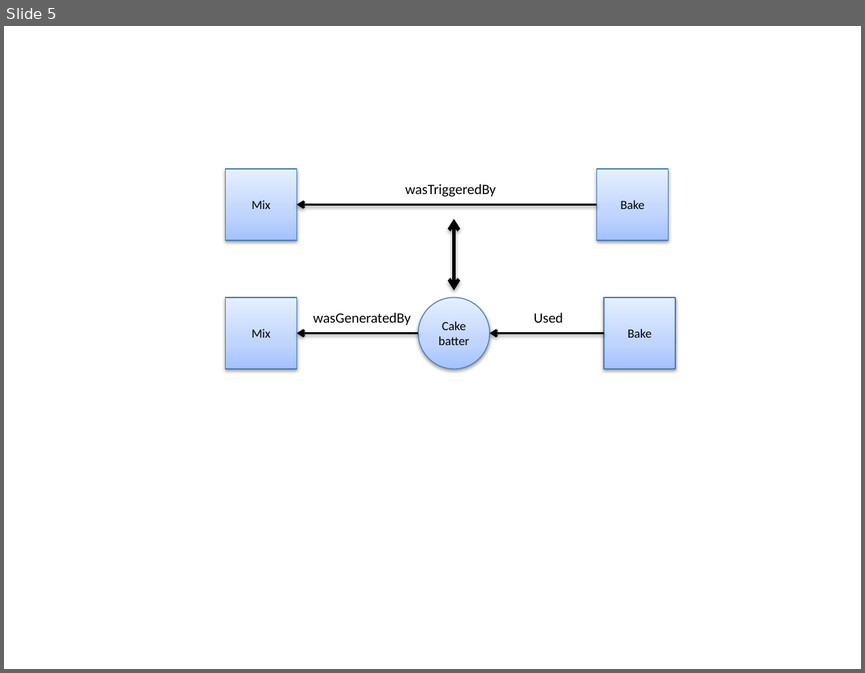
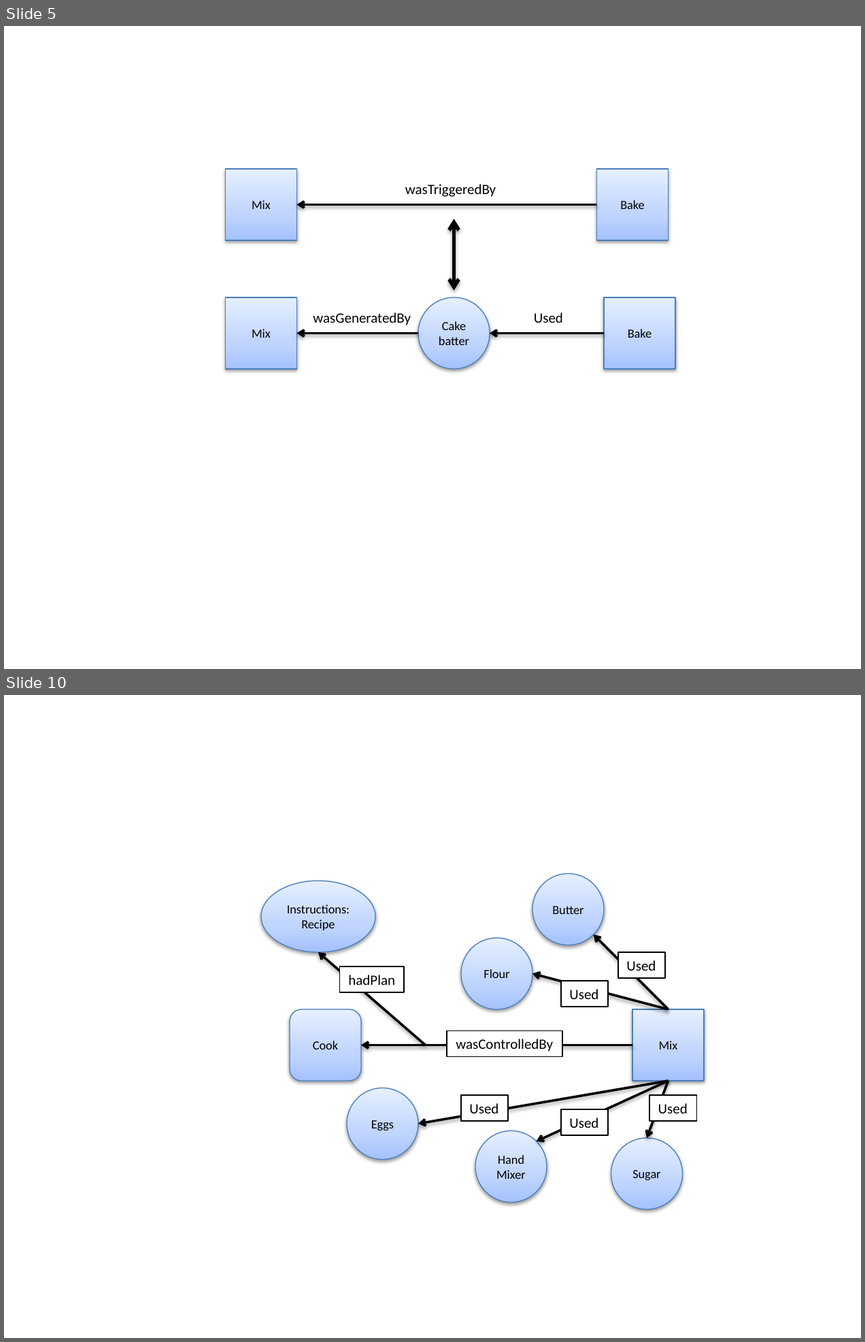
Before and after one commit to gems-uff/sdm, a slide deck: Documents/Dissertacao/provenance_cake.pptx. Shown one above the other, each under a label of ours: slide 5 before the commit, slides 5 and 10 after it; the slides between them are not shown. The pictures are 865x673 and 865x1342 pixels, drawn with LibreOffice and Linux fonts; fonts in the diff are those of the drawing. Boxes give left, top, right and bottom in pixels: in the first picture for what was removed or moved away, otherwise in the second. Text is boxed around its words. In the diff, an @@ line names an element or a change of style, - is before the commit and + after.

```diff
--- a/Documents/Dissertacao/provenance_cake.pptx
+++ b/Documents/Dissertacao/provenance_cake.pptx
@@ slide 10 added at [4, 695, 861, 1338], background #FFFFFF @@
@@ ellipse added at [532, 873, 604, 945], fill gradient #A4C4FF to #BFD4FF to #E6EEFF, outline #4B7EBC 0.75 pt, 10.5 pt, text #000000 @@
+Butter
@@ ellipse added at [261, 881, 375, 952], fill gradient #A4C4FF to #BFD4FF to #E6EEFF, outline #4B7EBC 0.75 pt, 10.5 pt, text #000000 @@
+Instructions: Recipe
@@ ellipse added at [461, 938, 532, 1008], fill gradient #A4C4FF to #BFD4FF to #E6EEFF, outline #4B7EBC 0.75 pt, 10.5 pt, text #000000 @@
+Flour
@@ arrow added from (668, 1009) to (594, 934), #000000 2 pt @@
@@ arrow added from (426, 1045) to (318, 952), #000000 2 pt @@
@@ rectangle added at [618, 952, 666, 978], fill #FFFFFF, outline #000000 1 pt, 12 pt, text #000000 @@
+Used
@@ rectangle added at [340, 966, 404, 992], fill #FFFFFF, outline #000000 1 pt, 12 pt, text #000000 @@
+hadPlan
@@ arrow added from (668, 1009) to (532, 974), #000000 2 pt @@
@@ rectangle added at [561, 981, 608, 1006], fill #FFFFFF, outline #000000 1 pt, 12 pt, text #000000 @@
+Used
@@ rounded rectangle added at [290, 1009, 360, 1081], fill gradient #A4C4FF to #BFD4FF to #E6EEFF, outline #4B7EBC 0.75 pt, 10.5 pt, text #000000 @@
+Cook
@@ rectangle added at [632, 1009, 703, 1081], fill gradient #A4C4FF to #BFD4FF to #E6EEFF, outline #4B7EBC 0.75 pt, 10.5 pt, text #000000 @@
+Mix
@@ rectangle added at [447, 1031, 563, 1057], fill #FFFFFF, outline #000000 1 pt, 12 pt, text #000000 @@
+wasControlledBy
@@ arrow added from (632, 1045) to (361, 1045), #000000 2 pt @@
@@ arrow added from (668, 1081) to (418, 1123), #000000 2 pt @@
@@ arrow added from (668, 1081) to (536, 1141), #000000 2 pt @@
@@ arrow added from (668, 1081) to (647, 1138), #000000 2 pt @@
@@ ellipse added at [347, 1087, 418, 1159], fill gradient #A4C4FF to #BFD4FF to #E6EEFF, outline #4B7EBC 0.75 pt, 10.5 pt, text #000000 @@
+Eggs
@@ rectangle added at [461, 1095, 508, 1121], fill #FFFFFF, outline #000000 1 pt, 12 pt, text #000000 @@
+Used
@@ rectangle added at [649, 1095, 696, 1121], fill #FFFFFF, outline #000000 1 pt, 12 pt, text #000000 @@
+Used
@@ rectangle added at [561, 1109, 608, 1134], fill #FFFFFF, outline #000000 1 pt, 12 pt, text #000000 @@
+Used
@@ ellipse added at [475, 1130, 547, 1202], fill gradient #A4C4FF to #BFD4FF to #E6EEFF, outline #4B7EBC 0.75 pt, 10.5 pt, text #000000 @@
+Hand Mixer
@@ ellipse added at [611, 1138, 682, 1209], fill gradient #A4C4FF to #BFD4FF to #E6EEFF, outline #4B7EBC 0.75 pt, 10.5 pt, text #000000 @@
+Sugar
```
Also in this commit, not shown: 4 slides changed, 5 other slides added, 2 slides removed, 2 other files.
